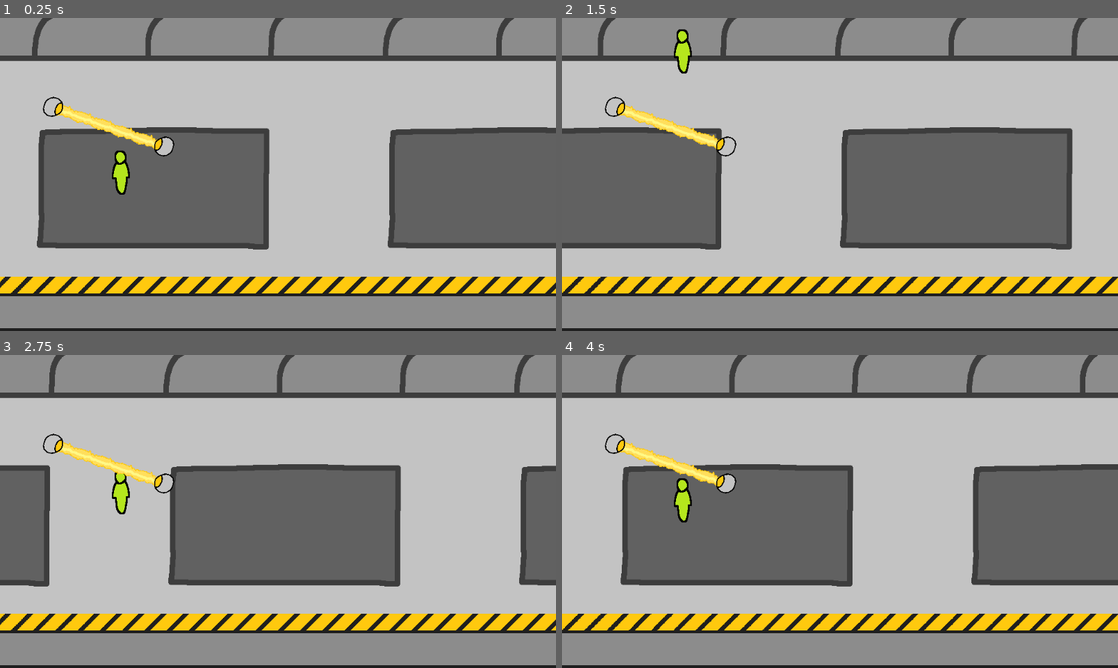
Above: before the commit, frames 1-4 (two rows, left to right).
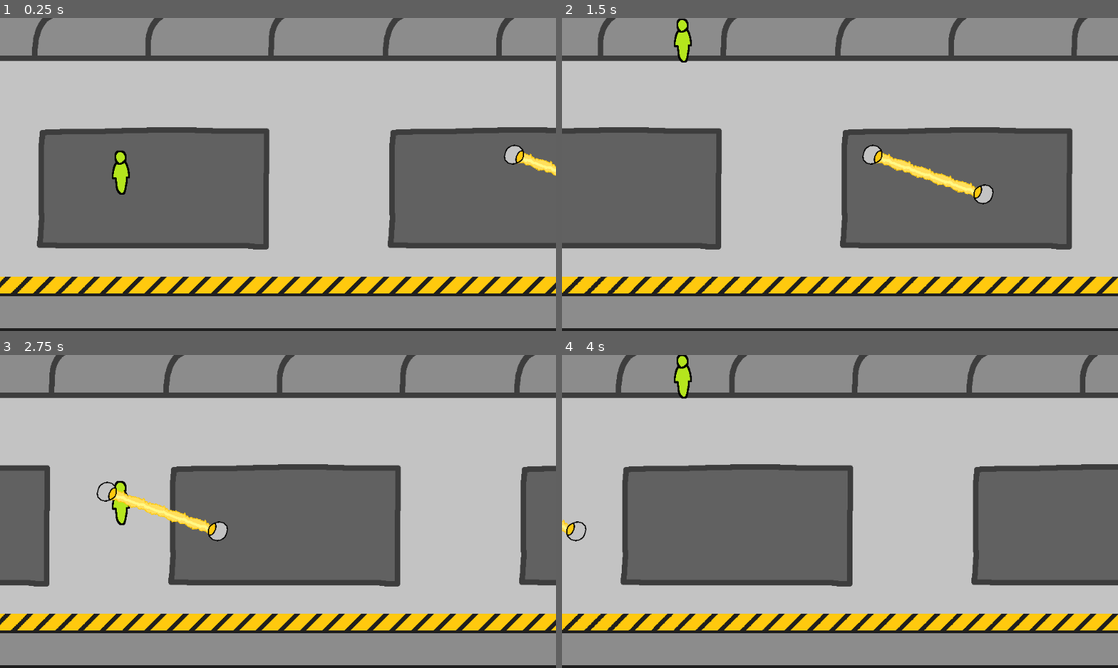
Above: after the commit, the same moments.

Repository: aeugmatic/20GamesJetpackJoyride
Game: Godot game, scene res://scenes/game.tscn
Same seed, same stepped clock (60 frames per second), same inputs: the game is played once before the commit and once after it.
Inputs:
- Up to frame 1 (0.25 s): no input
- Up to frame 2 (1.5 s): hold W (fly) 0.53-1.28 s; tap W (fly) at 1.35 s
- Up to frame 3 (2.75 s): hold W (fly) from 2.03 s (still down)
- Up to frame 4 (4 s): release W (fly) at 2.78 s; tap W (fly) at 2.85 s; hold W (fly) from 3.53 s (still down)

The runs differ from the first frame. In frame 1, 1.3% of the frame differs, in the area x 7-100%, y 25-51%; in frame 2, 2.1%, in the area x 7-78%, y 0-60%; in frame 3, 1.9%; in frame 4, 1.7%.

Commit message:
Fix zapper position glitch
Fix glitch where zapper sprite and collision shape bugs out by setting the zapper's position after adding it as a child to the Obstacles node

Diff:
--- a/scripts/game.gd
+++ b/scripts/game.gd
@@ -1,17 +1,26 @@
 extends Node
+
+var zapper_scene: PackedScene = preload("res://scenes/obstacles/Zapper.tscn")
 
 # "run speed" of the player - dictates how fast the level moves horizontally,
 # relative to the player
-var run_speed: float = 100.0
-
-var zapper: PackedScene = preload("res://scenes/obstacles/Zapper.tscn")
+var run_speed: float = 300.0
+var vw_size: Vector2 = Vector2.ZERO
 
 func _ready() -> void:
+	vw_size = get_viewport().get_visible_rect().size
 	generate_obstacle()
 
 func _physics_process(delta: float) -> void:
-	pass
+	for obs in $Obstacles.get_children():
+		obs.position.x -= run_speed * delta;
 
 func generate_obstacle() -> void:
-	var zapper_scene: Node2D = zapper.instantiate()
-	$Obstacles.add_child(zapper_scene)
+	var zapper: Node2D = zapper_scene.instantiate()
+	$Obstacles.add_child(zapper)
+
+	# NOTE: have to set position AFTER adding it as a child - otherwise it glitches out
+	zapper.position = Vector2(
+		vw_size.x + 100, # offscreen
+		0.5 * vw_size.y
+	)
--- a/scripts/player.gd
+++ b/scripts/player.gd
@@ -1,7 +1,7 @@
 extends CharacterBody2D
 
 const MAX_Y_SPEED: float = 400.0
-const Y_ACCEL: float = 2000.0
+const Y_ACCEL: float = 2500.0
 
 func _physics_process(delta: float) -> void:
 	if not is_on_floor():
--- a/scripts/zapper.gd
+++ b/scripts/zapper.gd
@@ -18,12 +18,8 @@
 	).normalized()
 
 	# Set distances of the probes
-	$ProbeSprite1.position = distance * direction
-	$ProbeSprite2.position = distance * -direction
-
-	# TODO: remove this - for debugging
-	$ProbeSprite1.position += Vector2(200.0, 200.0)
-	$ProbeSprite2.position += Vector2(200.0, 200.0)
+	$ProbeSprite1.position = position + (distance * direction)
+	$ProbeSprite2.position = position + (distance * -direction)
 
 	# Make probes point in direction of laser
 	$ProbeSprite1.look_at($ProbeSprite2.position)
